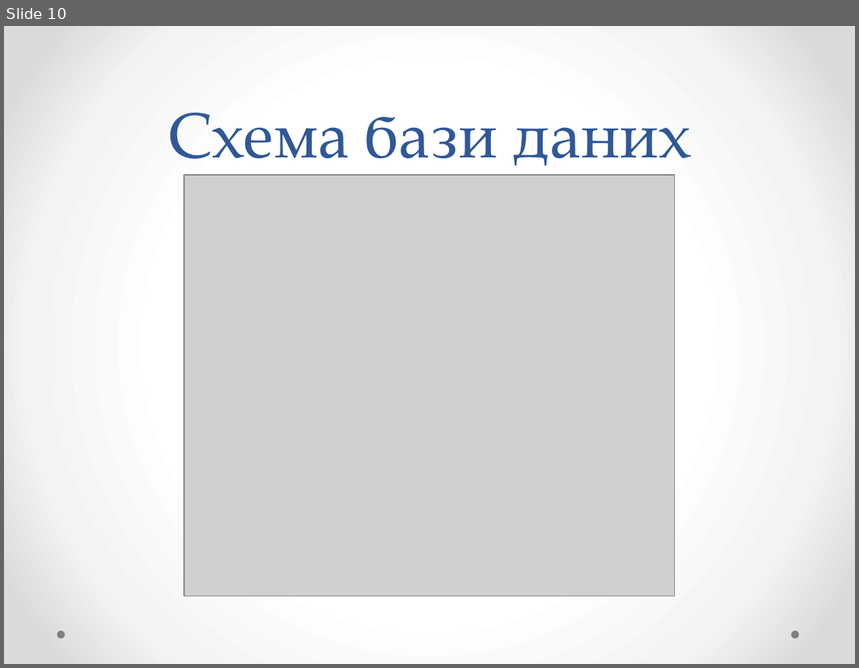
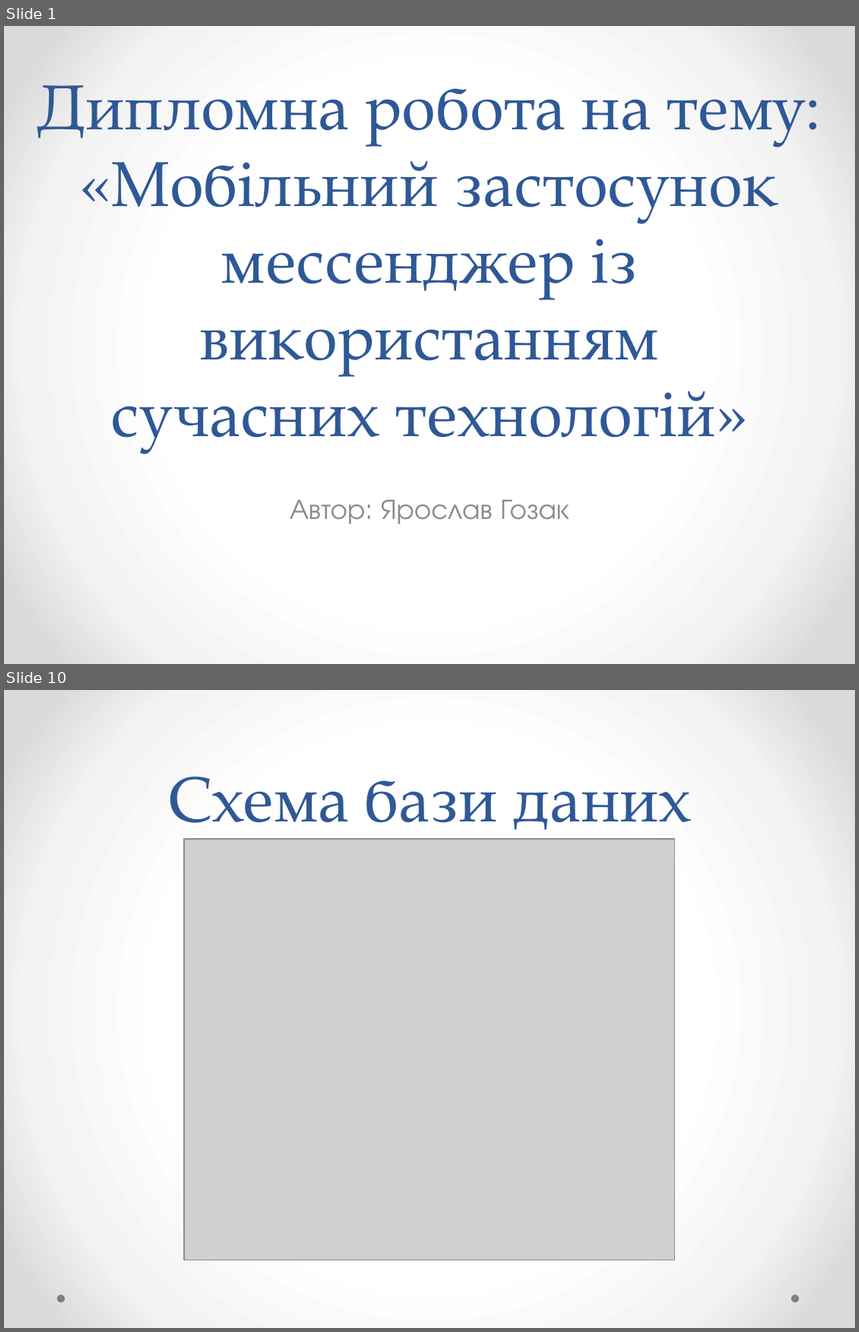
Before and after one commit to YaroslavGozak/University, a slide deck: Диплом/Розробка застосунку Месенджер.pptx. Shown one above the other, each under a label of ours: slide 10 before the commit, slides 1 and 10 after it; the slides between them are not shown. The pictures are 859x668 and 859x1332 pixels, drawn with LibreOffice and Linux fonts; fonts in the diff are those of the drawing; grey boxes stand for pictures. Boxes give left, top, right and bottom in pixels: in the first picture for what was removed or moved away, otherwise in the second. Text is boxed around its words. In the diff, an @@ line names an element or a change of style, - is before the commit and + after.

```diff
--- a/Диплом/Розробка застосунку Месенджер.pptx
+++ b/Диплом/Розробка застосунку Месенджер.pptx
@@ slide 1 added at (4, 26, 855, 664), background gradient #FFFFFF to #F4F4F4 to #DADADA @@
@@ title added at (37, 85, 806, 452), 54 pt, text #2F5897 @@
+Дипломна робота на тему: «Мобільний застосунок
+мессенджер із використанням
+сучасних технологій»
@@ subtitle added at (290, 500, 569, 525), 24 pt, text #8C8C8C @@
+Автор: Ярослав Гозак
```
Also in this commit, not shown: 3 slides changed, 6 other slides added, 8 slides removed, 5 other files.
